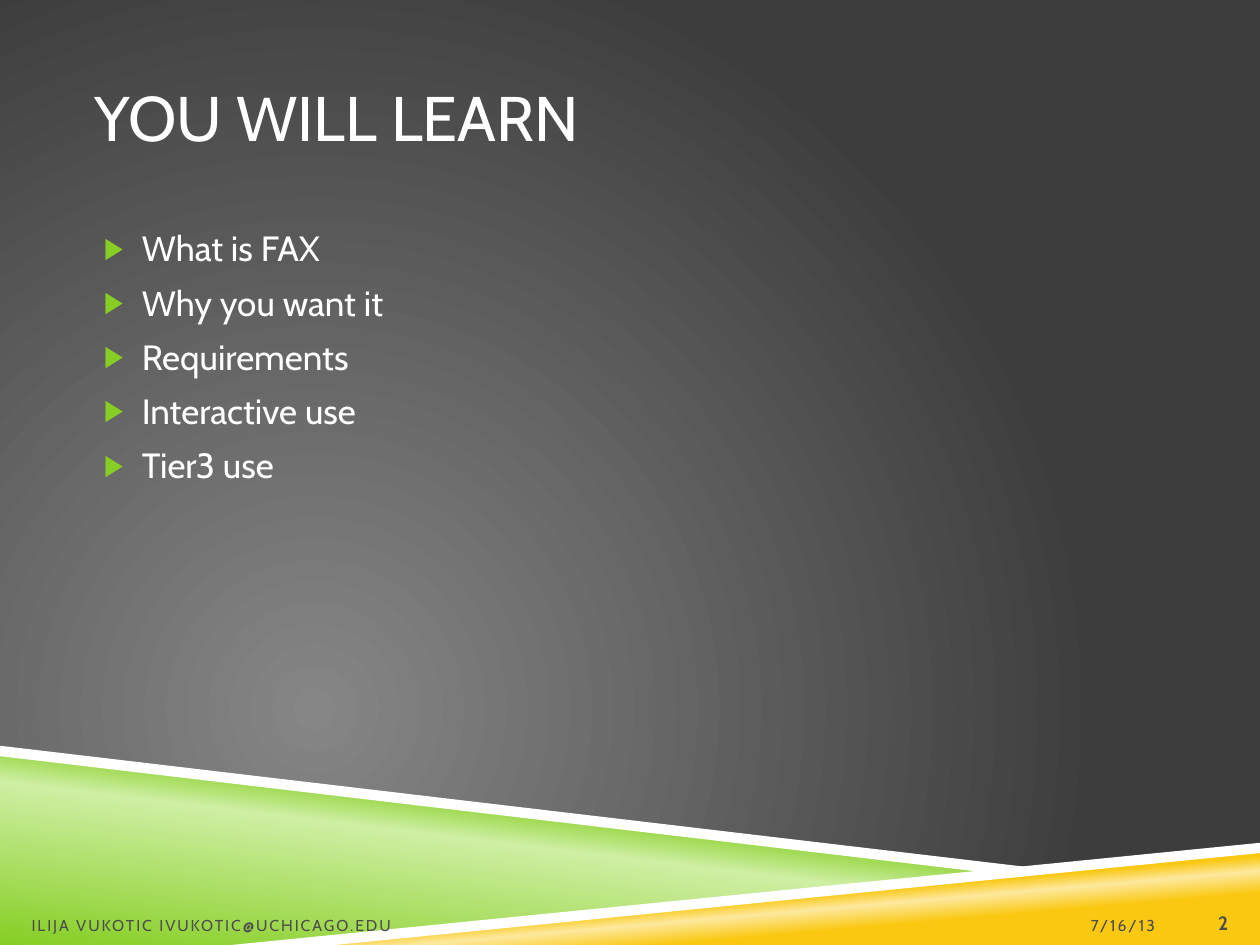
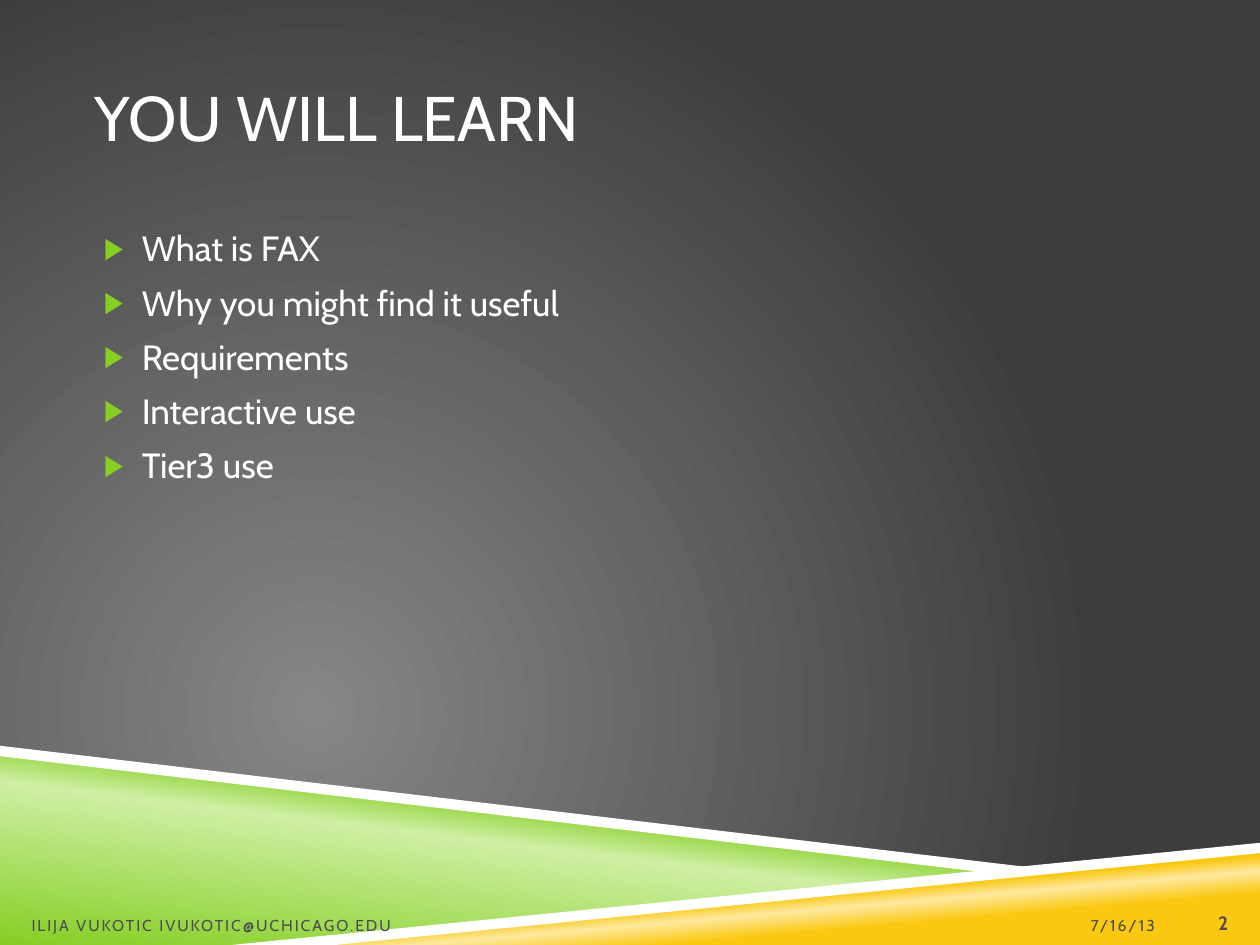
Before and after one commit to ivukotic/Tutorial, a slide deck: slide 2 of Tutorial.pptx. Drawn at 1260x945 pixels with LibreOffice and Linux fonts; fonts in the diff are those of the drawing; background and template pictures are left out. Boxes give left, top, right and bottom in pixels: in the first picture for what was removed or moved away, otherwise in the second. Text is boxed around its words. In the diff, an @@ line names an element or a change of style, - is before the commit and + after.

```diff
--- a/Tutorial.pptx
+++ b/Tutorial.pptx
@@ text at [142,290,559,324]: text changed @@
-▶ Why you want it
+▶ Why you might find it useful
```
Also in this commit, not shown: 15 other slides changed, 4 slides added.
